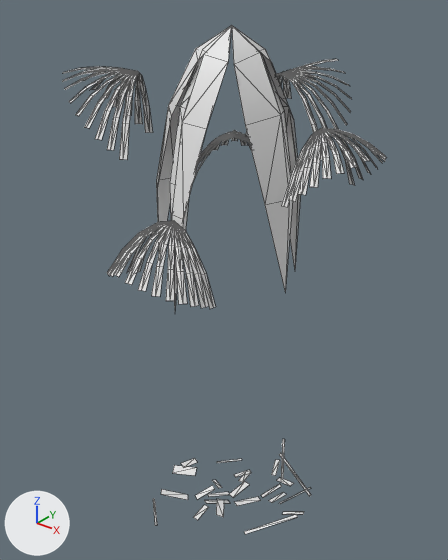
An edit to the OBJ model game/assets/models/plants/SM_Plant_FanPalmYoung_Leaf.obj, drawn before and after from the same camera.
Camera for both pictures: a camera (50 mm lens) standing at (3.27, -4.18, 5.29) and looking at (-0.08, 0.01, 2.69). Arrows for +X, +Y and +Z are at lower left; the lights stay in place. The picture after the commit comes second. Mesh edges are drawn as thin lines. Where no turn or scale is listed for an object, it has been applied to the vertices. Vertices at exactly the same position are counted once.

The first picture shows 'SM_Plant_FanPalmYoung_Leaf'.
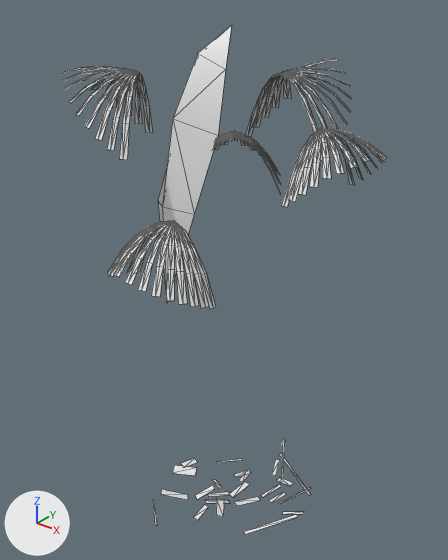
What differs and where, as boxes [x1, y1, x2, y2] in the pictures (448 x 560 px):
part 1 of me_sm_plant_fanpalmyoung_leaf, cut back
    before: [156, 25, 301, 308]
    after: [158, 25, 232, 290]

Diff of the bpy script that builds the scene:
```diff
--- a/game/assets/models/plants/SM_Plant_FanPalmYoung_Leaf.obj.py
+++ b/game/assets/models/plants/SM_Plant_FanPalmYoung_Leaf.obj.py
@@ me_sm_plant_fanpalmyoung_leaf @@
 # used by ob_sm_plant_fanpalmyoung_leaf; location = (0.0, 0.0, 0.0)
-me_sm_plant_fanpalmyoung_leaf.from_pydata(...)  # 1432 vertices, 1480 faces; spans x -1.27..1.47, y -1.31..1.32, z -0.06..4.96
+me_sm_plant_fanpalmyoung_leaf.from_pydata(...)  # 1382 vertices, 1420 faces; spans x -1.27..1.47, y -1.31..1.32, z -0.06..4.96
+# me_sm_plant_fanpalmyoung_leaf part 1
+# 50 vertices are removed from x -0.65..0.55, y -0.66..0.74, z 2.58..4.79
+# 64 faces are deleted
+# 10 vertices move from x -0.63..-0.1, y -0.44..0.1, z 2.8..4.78 to x -0.51..0.15, y -0.52..-0.01, z 2.57..4.76
+# 4 new faces join them
```
